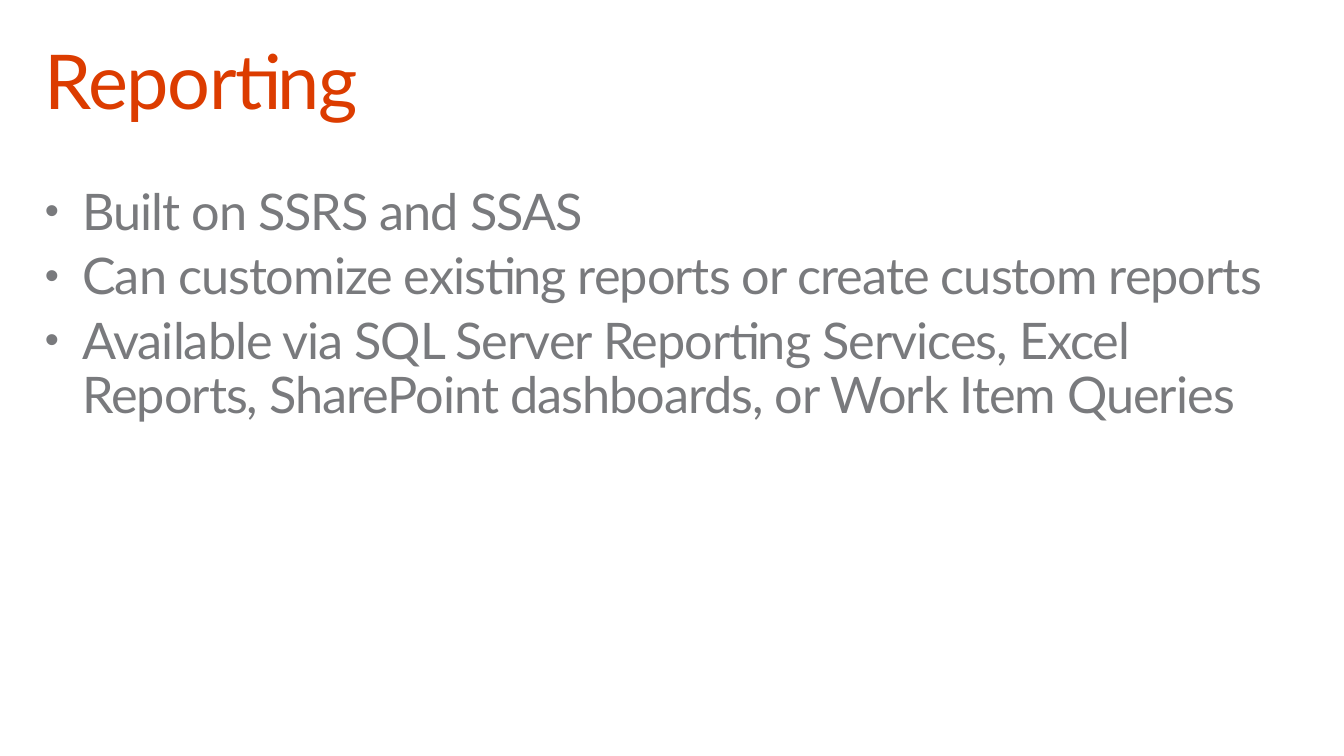
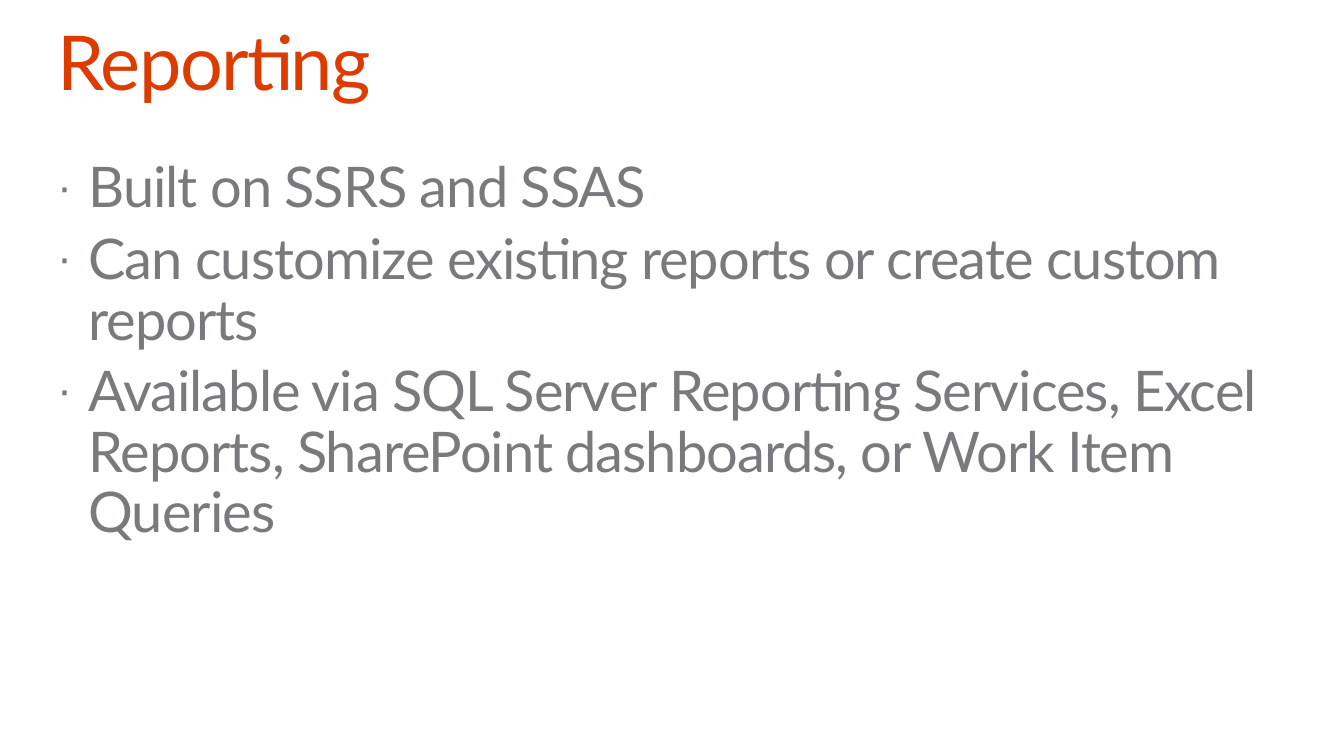
Before and after one commit to OfficeDev/TrainingContent, a slide deck: slide 12 of O3652-8 App Lifecycle Management/O3652-8 App Lifecycle Management.pptx. Drawn at 1344x756 pixels with LibreOffice and Linux fonts; fonts in the diff are those of the drawing; background and template pictures are left out. Boxes give left, top, right and bottom in pixels: in the first picture for what was removed or moved away, otherwise in the second. Text is boxed around its words. In the diff, an @@ line names an element or a change of style, - is before the commit and + after.

Commit message:
Updated deck

```diff
--- a/O3652-8 App Lifecycle Management/O3652-8 App Lifecycle Management.pptx
+++ b/O3652-8 App Lifecycle Management/O3652-8 App Lifecycle Management.pptx
@@ title "Reporting": place and size @@
-title "Reporting" at box(45, 53, 358, 123)
+title "Reporting" at box(57, 34, 370, 104)
@@ title "Reporting" at box(57, 34, 370, 104): vertical alignment bottom to top @@
@@ text "Built on SSRS and SSAS": place and size @@
-text "Built on SSRS and SSAS" at box(82, 193, 1262, 422)
+text "Built on SSRS and SSAS" at box(89, 166, 1257, 540)
@@ text "Built on SSRS and SSAS" at box(89, 166, 1257, 540): size 36 to 40 pt; bullet • to · @@
```
Also in this commit, not shown: 10 other slides changed, 2 slides added, 2 slides removed.
